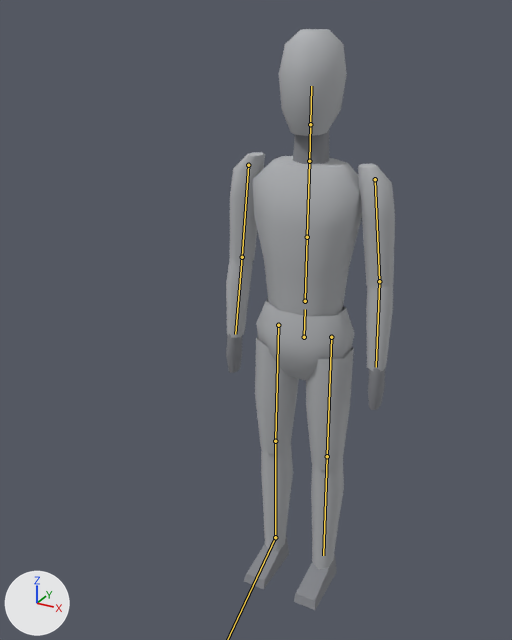
The glTF model models/player.glb: old version first, new version second.
One viewpoint serves both versions: a 50 mm lens placed at (0.829, -1.818, 1.85), pointed at (-0.092, -0.143, 1.013). Every picture has the same lights, and +X, +Y and +Z are marked at lower left. The older version comes first. The bones that change, and the others that lie on the model, are drawn over the model as lines.

Names of what the first picture shows: 'Player'.
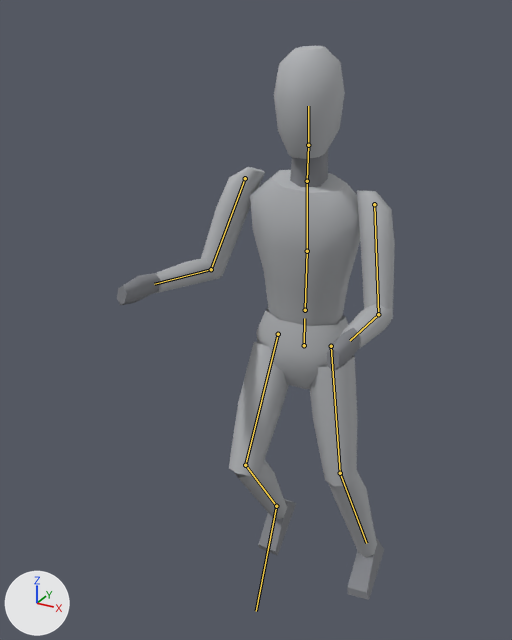
The newer file adds an action. The first version stands in its rest pose; the second is drawn at frame 3 of the action 'strafe_left'.

Location of each change, [x1, y1, x2, y2] in pixels of the pictures (512 x 640 px):
'Player', posed (64% wider): before [226, 29, 395, 610]; after [117, 46, 395, 600]
bone 'hips', root to tip: before (304, 337) to (305, 309); after (304, 345) to (304, 318)
bone 'spine', root to tip: before (305, 301) to (307, 237); after (305, 310) to (307, 251)
bone 'chest', root to tip: before (307, 237) to (309, 161); after (307, 251) to (307, 181)
bone 'neck', root to tip: before (309, 161) to (310, 124); after (307, 181) to (308, 145)
bone 'head', root to tip: before (310, 124) to (311, 86); after (308, 145) to (308, 106)
bone 'upper_arm.L', root to tip: before (375, 179) to (379, 281); after (374, 204) to (378, 314)
bone 'forearm.L', root to tip: before (379, 281) to (376, 367); after (378, 314) to (350, 340)
bone 'upper_arm.R', root to tip: before (248, 165) to (242, 257); after (245, 178) to (211, 269)
bone 'forearm.R', root to tip: before (242, 257) to (235, 334); after (211, 269) to (154, 284)
bone 'thigh.L', root to tip: before (331, 337) to (327, 456); after (331, 346) to (340, 473)
bone 'shin.L', root to tip: before (327, 456) to (323, 555); after (340, 473) to (366, 543)
bone 'thigh.R', root to tip: before (278, 325) to (275, 441); after (278, 334) to (245, 465)
bone 'shin.R', root to tip: before (275, 441) to (275, 537); after (245, 465) to (276, 506)

Edits to the bpy script that builds the scene:
```text
Change bone_hips:
    where bone_hips = bpy.data.objects['PlayerRig'].pose.bones['hips']
    bone_hips.location: (0.0, 0.0, 0.0) -> (0.0, -0.03, 0.0)
Change bone_spine:
    where bone_spine = bpy.data.objects['PlayerRig'].pose.bones['spine']  # child of 'hips'
    bone_spine.rotation_quaternion: (1.0, 0.0, 0.0, 0.0) -> (0.997, 0.07, -0.002, -0.035)  # degrees (0, 0, 0) -> degrees (8, 0, -4)
Change bone_chest:
    where bone_chest = bpy.data.objects['PlayerRig'].pose.bones['chest']  # child of 'spine'
    bone_chest.rotation_quaternion: (1.0, 0.0, 0.0, 0.0) -> (0.999, 0.035, 0.0, 0.0)  # degrees (0, 0, 0) -> degrees (4, 0, 0)
Change bone_neck:
    where bone_neck = bpy.data.objects['PlayerRig'].pose.bones['neck']  # child of 'chest'
    bone_neck.rotation_quaternion: (1.0, 0.0, 0.0, 0.0) -> (0.999, -0.035, 0.0, 0.0)  # degrees (0, 0, 0) -> degrees (-4, 0, 0)
Change bone_head:
    where bone_head = bpy.data.objects['PlayerRig'].pose.bones['head']  # child of 'neck'
    bone_head.rotation_quaternion: (1.0, 0.0, 0.0, 0.0) -> (0.999, -0.035, -0.001, 0.035)  # degrees (0, 0, 0) -> degrees (-4, 0, 4)
Change bone_upper_arm_l:
    where bone_upper_arm_l = bpy.data.objects['PlayerRig'].pose.bones['upper_arm.L']  # child of 'chest'
    bone_upper_arm_l.rotation_quaternion: (1.0, 0.0, 0.0, 0.0) -> (-0.974, 0.205, 0.04, 0.088)  # degrees (0, 0, 0) -> degrees (-23, -7, -9)
Change bone_forearm_l:
    where bone_forearm_l = bpy.data.objects['PlayerRig'].pose.bones['forearm.L']  # child of 'upper_arm.L'
    bone_forearm_l.rotation_quaternion: (1.0, 0.0, 0.0, 0.0) -> (0.766, -0.64, -0.037, -0.04)  # degrees (0, 0, 0) -> degrees (-80, -6, -1)
Change bone_upper_arm_r:
    where bone_upper_arm_r = bpy.data.objects['PlayerRig'].pose.bones['upper_arm.R']  # child of 'chest'
    bone_upper_arm_r.rotation_quaternion: (1.0, 0.0, 0.0, 0.0) -> (-0.974, 0.205, -0.04, -0.088)  # degrees (0, 0, 0) -> degrees (-23, 7, 9)
Change bone_forearm_r:
    where bone_forearm_r = bpy.data.objects['PlayerRig'].pose.bones['forearm.R']  # child of 'upper_arm.R'
    bone_forearm_r.rotation_quaternion: (1.0, 0.0, 0.0, 0.0) -> (0.766, -0.64, 0.037, 0.04)  # degrees (0, 0, 0) -> degrees (-80, 6, 1)
Change bone_thigh_l:
    where bone_thigh_l = bpy.data.objects['PlayerRig'].pose.bones['thigh.L']  # child of 'hips'
    bone_thigh_l.rotation_quaternion: (1.0, 0.0, 0.0, 0.0) -> (-0.997, 0.034, -0.002, 0.07)  # degrees (0, 0, 0) -> degrees (-4, 0, -8)
Change bone_shin_l:
    where bone_shin_l = bpy.data.objects['PlayerRig'].pose.bones['shin.L']  # child of 'thigh.L'
    bone_shin_l.rotation_quaternion: (1.0, 0.0, 0.0, 0.0) -> (0.976, 0.216, 0.0, 0.0)  # degrees (0, 0, 0) -> degrees (25, 0, 0)
Change bone_thigh_r:
    where bone_thigh_r = bpy.data.objects['PlayerRig'].pose.bones['thigh.R']  # child of 'hips'
    bone_thigh_r.rotation_quaternion: (1.0, 0.0, 0.0, 0.0) -> (0.976, -0.216, -0.001, 0.02)  # degrees (0, 0, 0) -> degrees (-25, 0, 2)
Change bone_shin_r:
    where bone_shin_r = bpy.data.objects['PlayerRig'].pose.bones['shin.R']  # child of 'thigh.R'
    bone_shin_r.rotation_quaternion: (1.0, 0.0, 0.0, 0.0) -> (0.866, 0.5, 0.0, 0.0)  # degrees (0, 0, 0) -> degrees (60, 0, 0)
Change bone_foot_r:
    where bone_foot_r = bpy.data.objects['PlayerRig'].pose.bones['foot.R']  # child of 'shin.R'
    bone_foot_r.rotation_quaternion: (1.0, 0.0, 0.0, 0.0) -> (0.996, 0.087, 0.0, 0.0)  # degrees (0, 0, 0) -> degrees (10, 0, 0)
```
